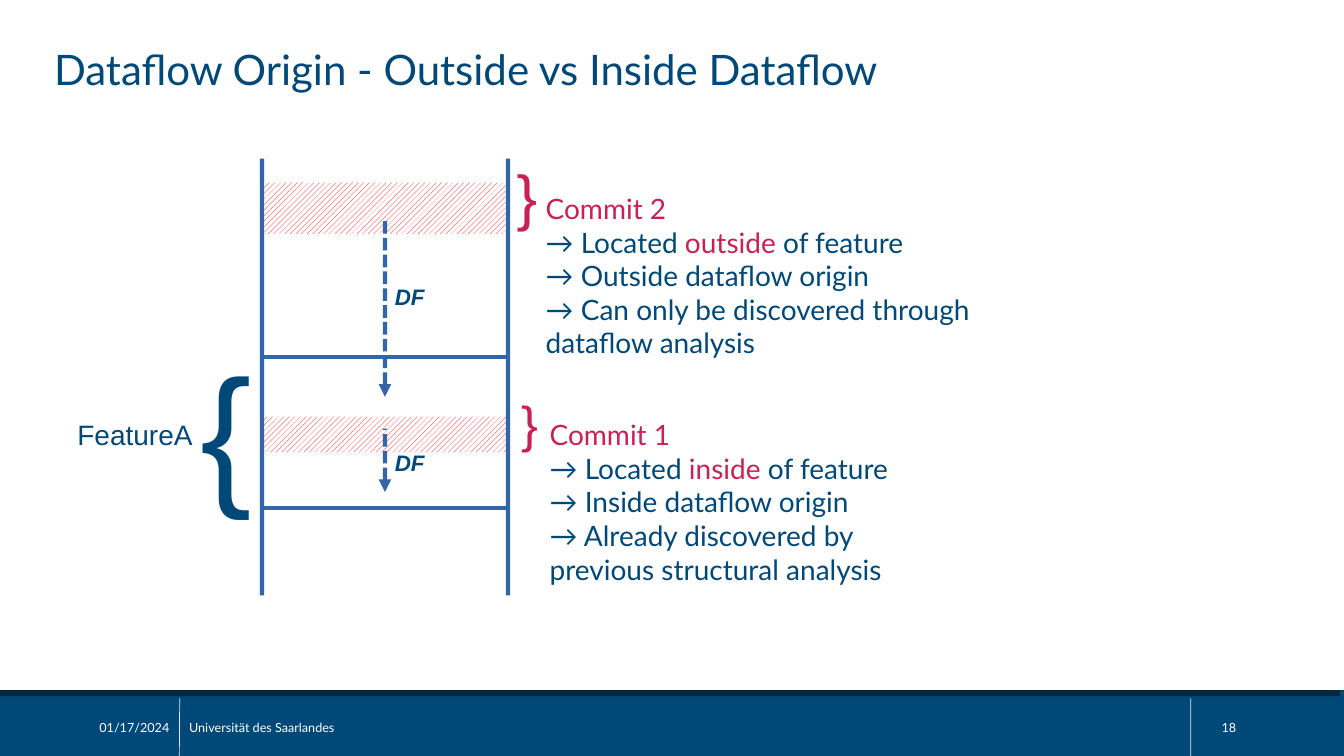
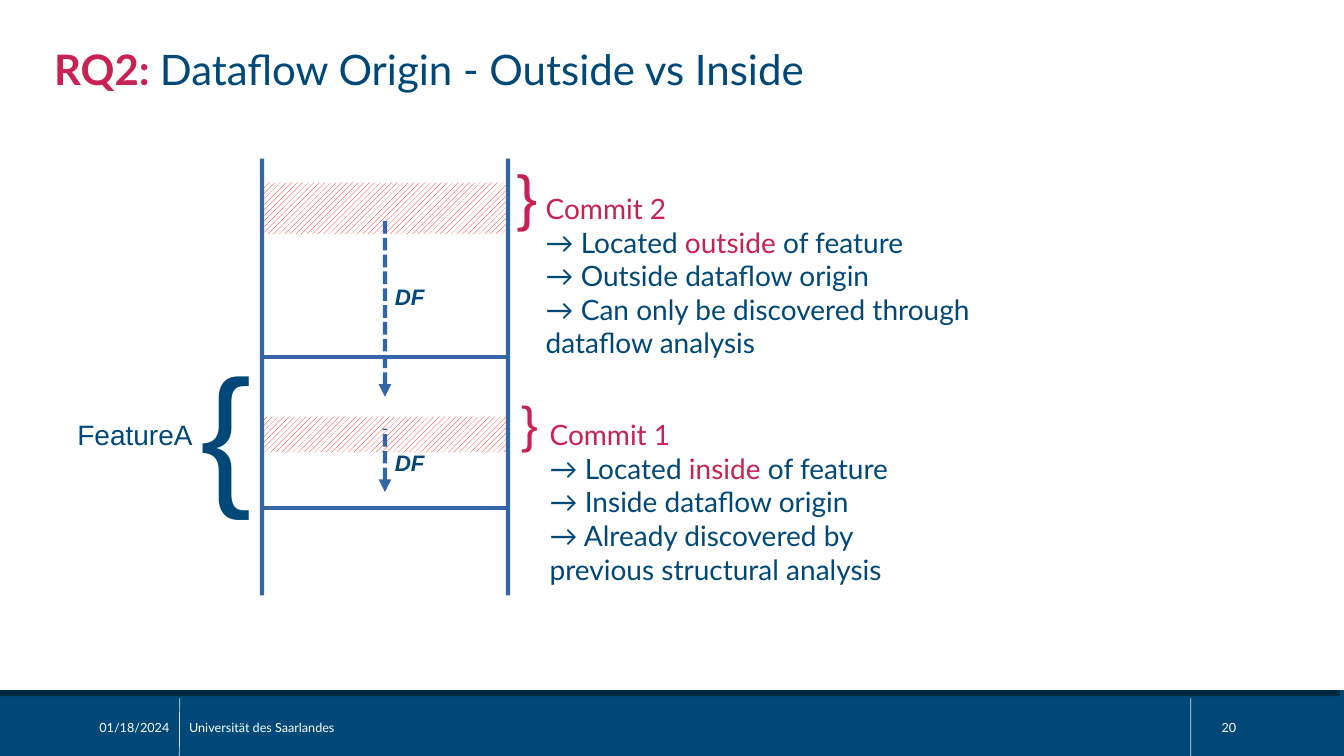
Before and after one commit to sisteu56/bachelor, a slide deck: slide 20 of pres/bachelor_thesis_pres.odp (slide 18 before the commit). Drawn at 1344x756 pixels with LibreOffice and Linux fonts; fonts in the diff are those of the drawing. Boxes give left, top, right and bottom in pixels: in the first picture for what was removed or moved away, otherwise in the second. Text is boxed around its words. In the diff, an @@ line names an element or a change of style, - is before the commit and + after.

```diff
--- a/pres/bachelor_thesis_pres.odp
+++ b/pres/bachelor_thesis_pres.odp
@@ page number added at [44,39,59,54], 9 pt, text #FFFFFF @@
+20
@@ text at [54,54,804,93]: text changed @@
-Dataflow Origin - Outside vs Inside Dataflow
+RQ2: Dataflow Origin - Outside vs Inside
@@ text at [99,723,169,733]: text changed @@
-01/17/2024
+01/18/2024
@@ page number at [1222,723,1237,732]: text changed @@
-18
+20
```
Also in this commit, not shown: 24 other slides changed, 4 slides added, 1 slide removed, 1 other file.
